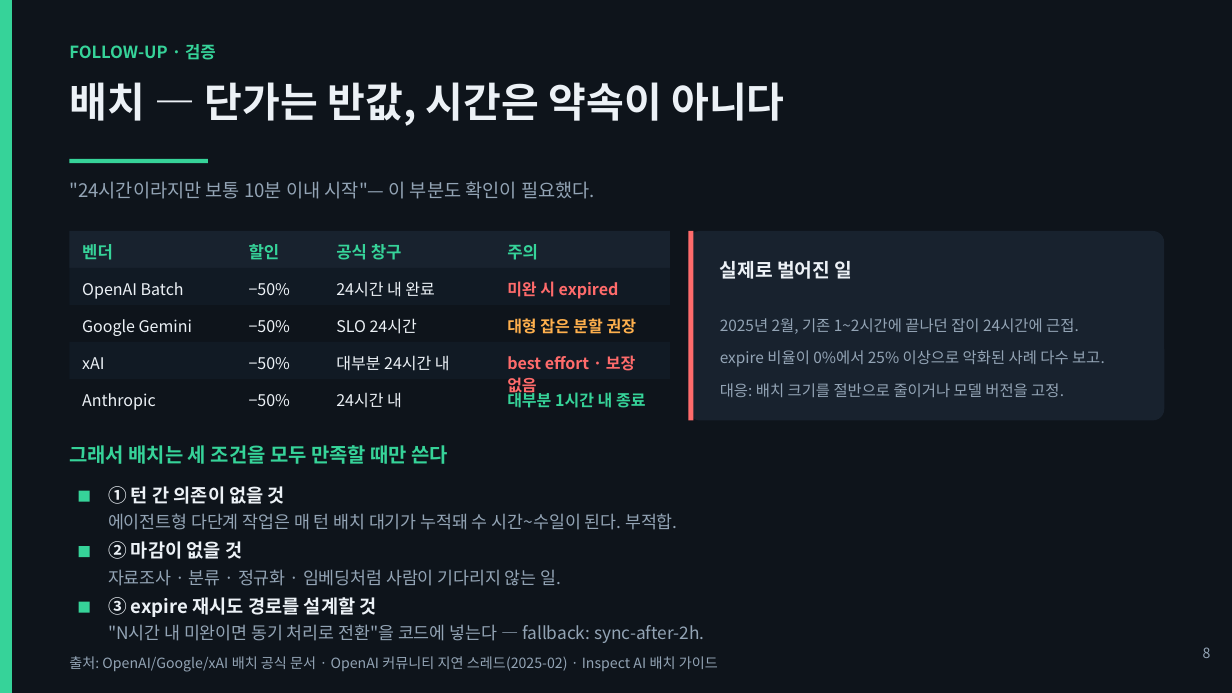
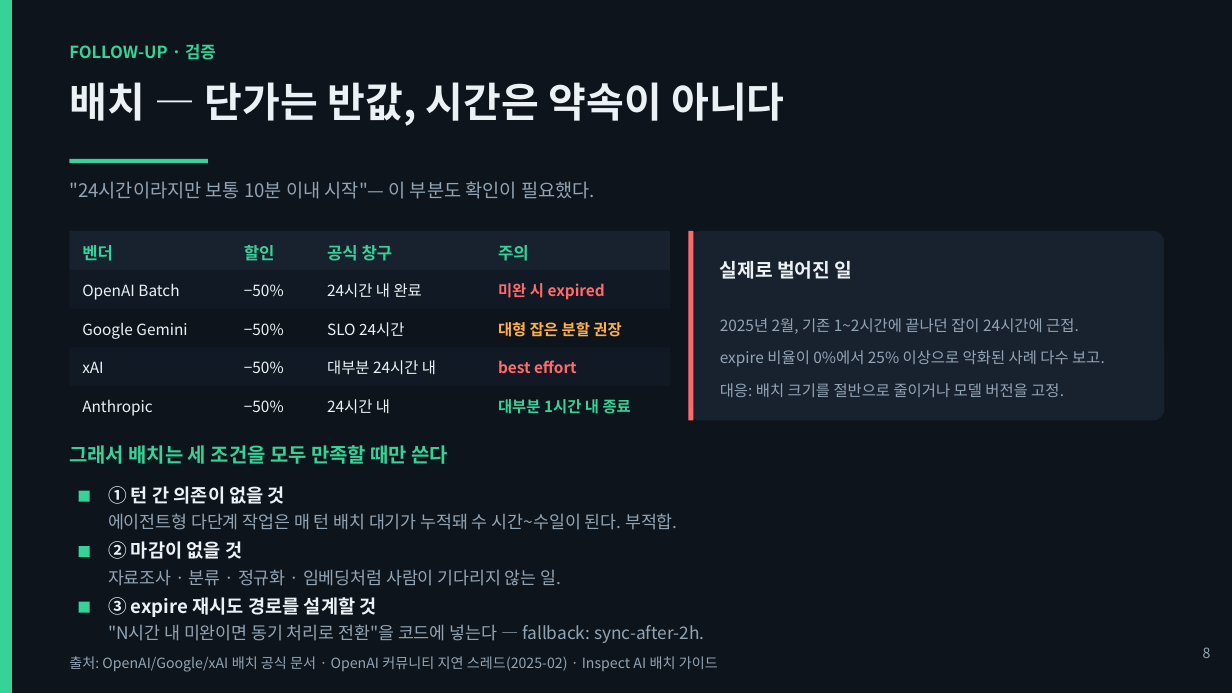
Before and after one commit to giyeop-cody/token-cost-lab, a slide deck: slide 8 of presentation/토큰_절약_발표_후속_에이전트셋팅.pptx. Drawn at 1232x693 pixels with LibreOffice and Linux fonts; fonts in the diff are those of the drawing. Boxes give left, top, right and bottom in pixels: in the first picture for what was removed or moved away, otherwise in the second. Text is boxed around its words. In the diff, an @@ line names an element or a change of style, - is before the commit and + after.

```diff
--- a/presentation/토큰_절약_발표_후속_에이전트셋팅.pptx
+++ b/presentation/토큰_절약_발표_후속_에이전트셋팅.pptx
@@ text "할인": place and size @@
-text "할인" at [249,244,280,260]
+text "할인" at [244,245,275,261]
@@ text "공식 창구": place and size @@
-text "공식 창구" at [336,244,402,260]
+text "공식 창구" at [327,245,393,261]
@@ text "주의": place and size @@
-text "주의" at [507,244,538,260]
+text "주의" at [498,245,529,261]
@@ rectangle: place and size @@
-rectangle at [69,268,670,305]
+rectangle at [69,270,670,309]
@@ text "24시간 내 완료": place and size @@
-text "24시간 내 완료" at [336,281,434,297]
+text "24시간 내 완료" at [327,283,422,298]
@@ text "미완 시 expired": place and size @@
-text "미완 시 expired" at [507,281,619,299]
+text "미완 시 expired" at [498,283,605,300]
@@ text "SLO 24시간": place and size @@
-text "SLO 24시간" at [336,318,417,334]
+text "SLO 24시간" at [327,322,404,337]
@@ text "대형 잡은 분할 권장": place and size @@
-text "대형 잡은 분할 권장" at [507,318,636,334]
+text "대형 잡은 분할 권장" at [498,322,621,337]
@@ rectangle: place and size @@
-rectangle at [69,342,670,379]
+rectangle at [69,348,670,386]
@@ text "대부분 24시간 내": place and size @@
-text "대부분 24시간 내" at [336,355,450,371]
+text "대부분 24시간 내" at [327,360,436,375]
@@ text at [498,360,577,373]: text changed; size 12.5 to 12 pt @@
-best effort · 보장 없음
+best effort
@@ size 12.5 to 12 pt in 15 elements at [327,283,422,298], [82,283,179,300], [327,322,404,337], [82,322,187,339], [498,283,605,300], [327,360,436,375], [82,361,103,373], [498,322,621,337], [327,399,390,414], [82,399,153,416], [244,284,284,296], [498,399,631,414], [244,323,284,335], [244,361,284,373], [244,400,284,412] @@
@@ text "24시간 내": place and size @@
-text "24시간 내" at [336,392,402,408]
+text "24시간 내" at [327,399,390,414]
@@ text "대부분 1시간 내 종료": place and size @@
-text "대부분 1시간 내 종료" at [507,389,645,408]
+text "대부분 1시간 내 종료" at [498,399,631,414]
```
Also in this commit, not shown: 3 other files.
